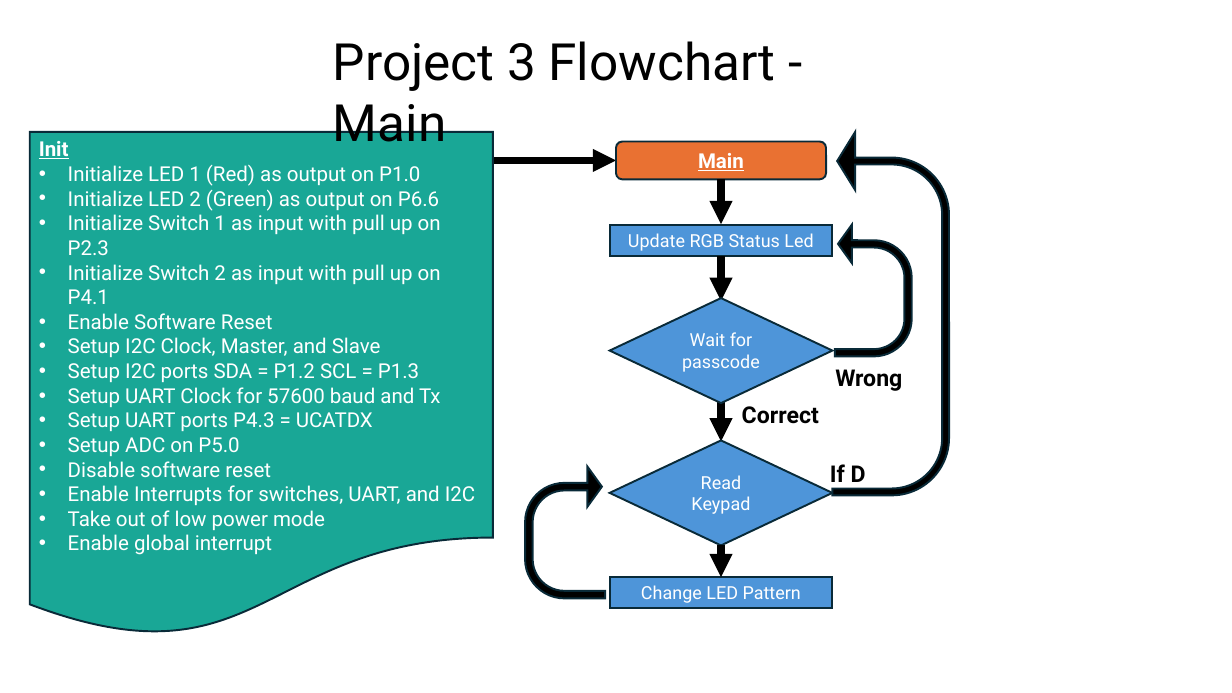
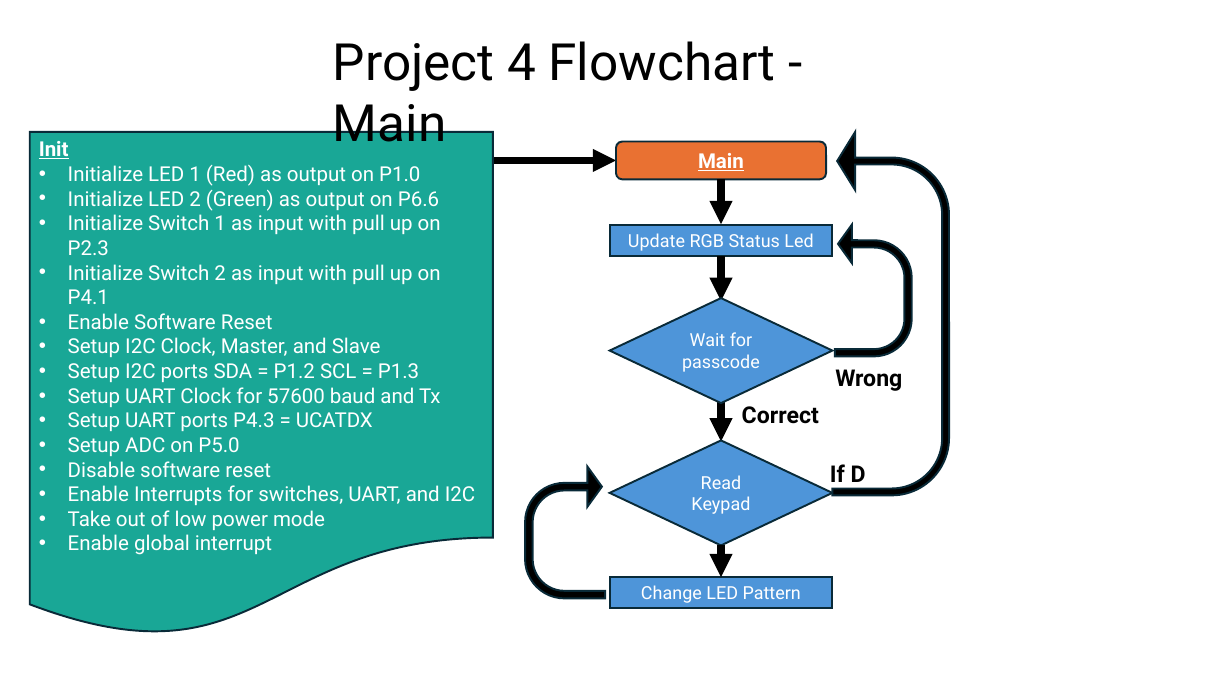
Before and after one commit to msu-eele-465/project4-jenson-buckley, a slide deck: slide 4 of docs/planning/PinDiagramFlowChart.pptx. Drawn at 1232x693 pixels with LibreOffice and Linux fonts; fonts in the diff are those of the drawing. Boxes give left, top, right and bottom in pixels: in the first picture for what was removed or moved away, otherwise in the second. Text is boxed around its words. In the diff, an @@ line names an element or a change of style, - is before the commit and + after.

Commit message:
added basic flowcharts for LED bar and LCD

```diff
--- a/docs/planning/PinDiagramFlowChart.pptx
+++ b/docs/planning/PinDiagramFlowChart.pptx
@@ text at (x1=333, y1=41, x2=776, y2=142): text changed @@
-Project 3 Flowchart - Main
+Project 4 Flowchart - Main
```
Also in this commit, not shown: 3 other slides changed, 2 slides added.
